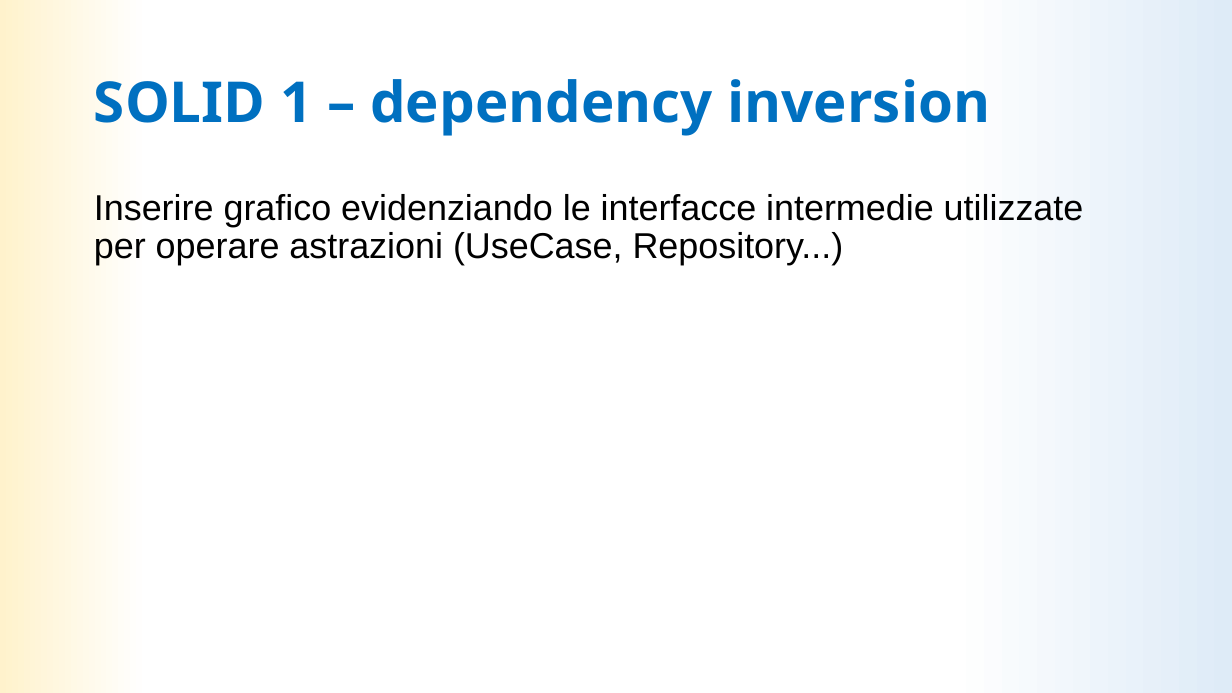
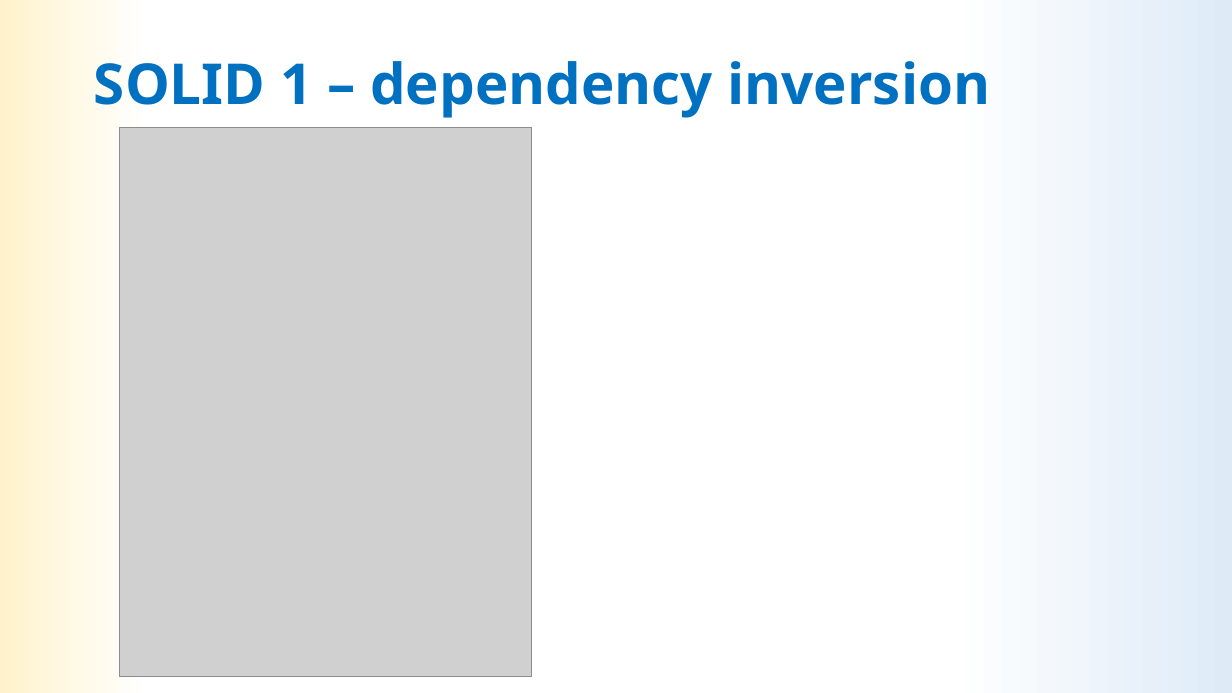
Before and after one commit to LDolzanelli/progettoIngegneria, a slide deck: slide 10 of doc/Presentazione/Presentazione_ingsw_parteB.pptx. Drawn at 1232x693 pixels with LibreOffice and Linux fonts; fonts in the diff are those of the drawing; grey boxes stand for pictures. Boxes give left, top, right and bottom in pixels: in the first picture for what was removed or moved away, otherwise in the second. Text is boxed around its words. In the diff, an @@ line names an element or a change of style, - is before the commit and + after.

Commit message:
Seconda versione della presentazione
Aggiunta la parte sul white testing
Aggiunti i diagrammi usati per il testing e per la slide sulla dependency
inversion

```diff
--- a/doc/Presentazione/Presentazione_ingsw_parteB.pptx
+++ b/doc/Presentazione/Presentazione_ingsw_parteB.pptx
@@ title "SOLID 1 – dependency inversion": place and size @@
-title "SOLID 1 – dependency inversion" at [94, 79, 991, 136]
+title "SOLID 1 – dependency inversion" at [94, 61, 991, 118]
@@ picture added at [120, 128, 531, 677] @@
@@ text removed at [94, 194, 1084, 265] @@
-Inserire grafico evidenziando le interfacce intermedie utilizzate per operare astrazioni (UseCase, Repository...)
```
Also in this commit, not shown: 3 other slides changed, 4 slides added, 1 slide removed, 15 other files.
